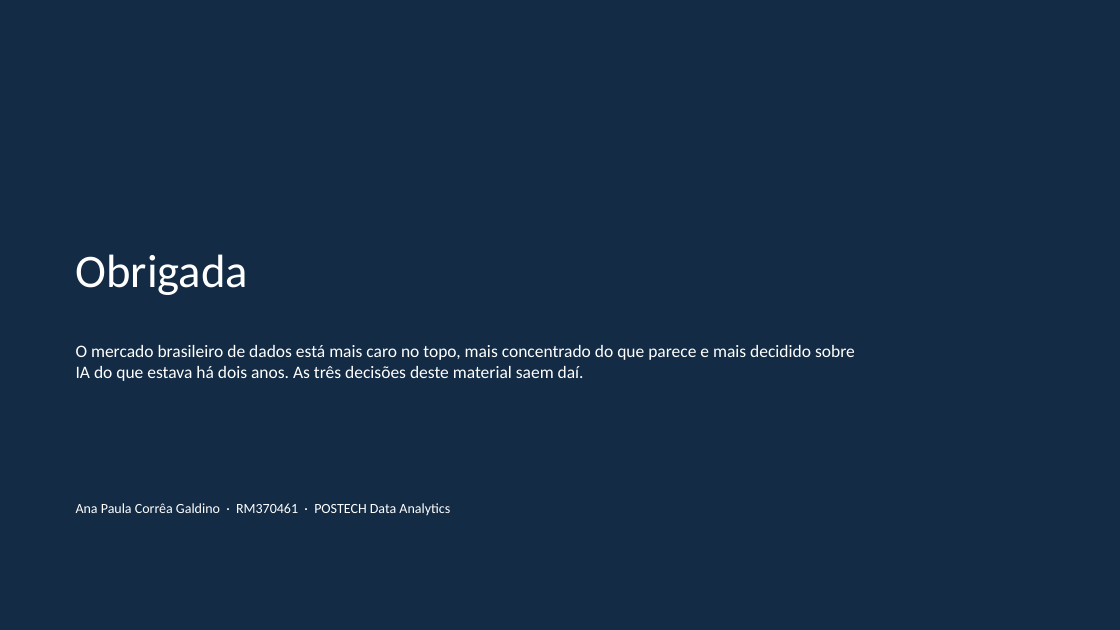
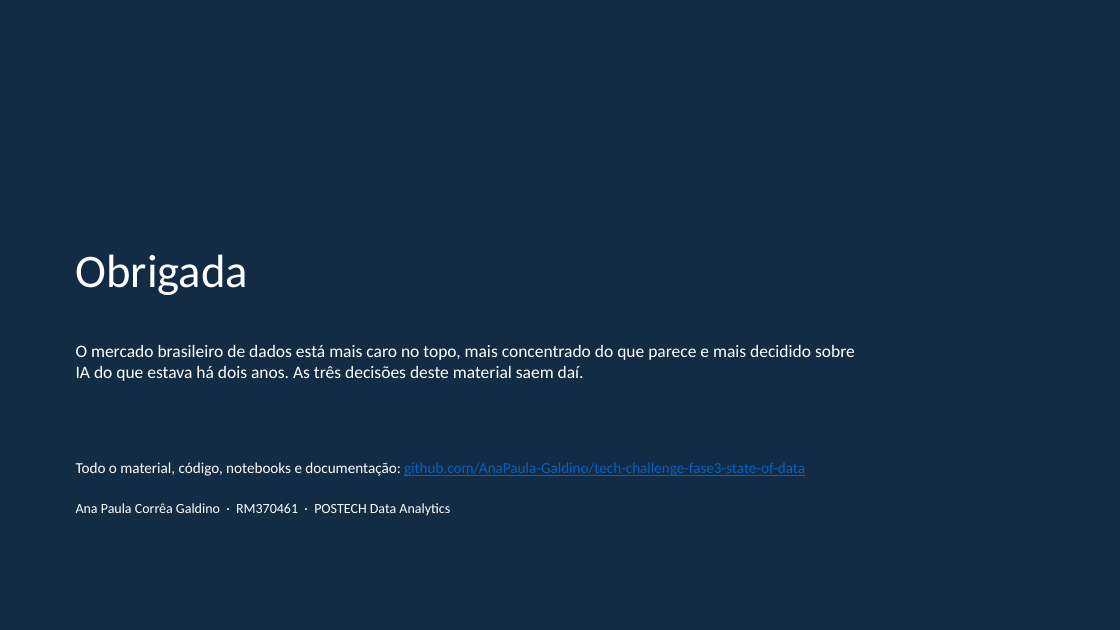
Before and after one commit to AnaPaula-Galdino/tech-challenge-fase3-state-of-data, a slide deck: slide 22 of entregaveis/TechChallenge_Fase3_MaterialExecutivo.pptx. Drawn at 1120x630 pixels with LibreOffice and Linux fonts; fonts in the diff are those of the drawing. Boxes give left, top, right and bottom in pixels: in the first picture for what was removed or moved away, otherwise in the second. Text is boxed around its words. In the diff, an @@ line names an element or a change of style, - is before the commit and + after.

```diff
--- a/entregaveis/TechChallenge_Fase3_MaterialExecutivo.pptx
+++ b/entregaveis/TechChallenge_Fase3_MaterialExecutivo.pptx
@@ text added at box(76, 462, 805, 476), 13 pt, text #0563C1, underline @@
+Todo o material, código, notebooks e documentação: github.com/AnaPaula-Galdino/tech-challenge-fase3-state-of-data
```
Also in this commit, not shown: 1 other slide changed, 1 other file.
